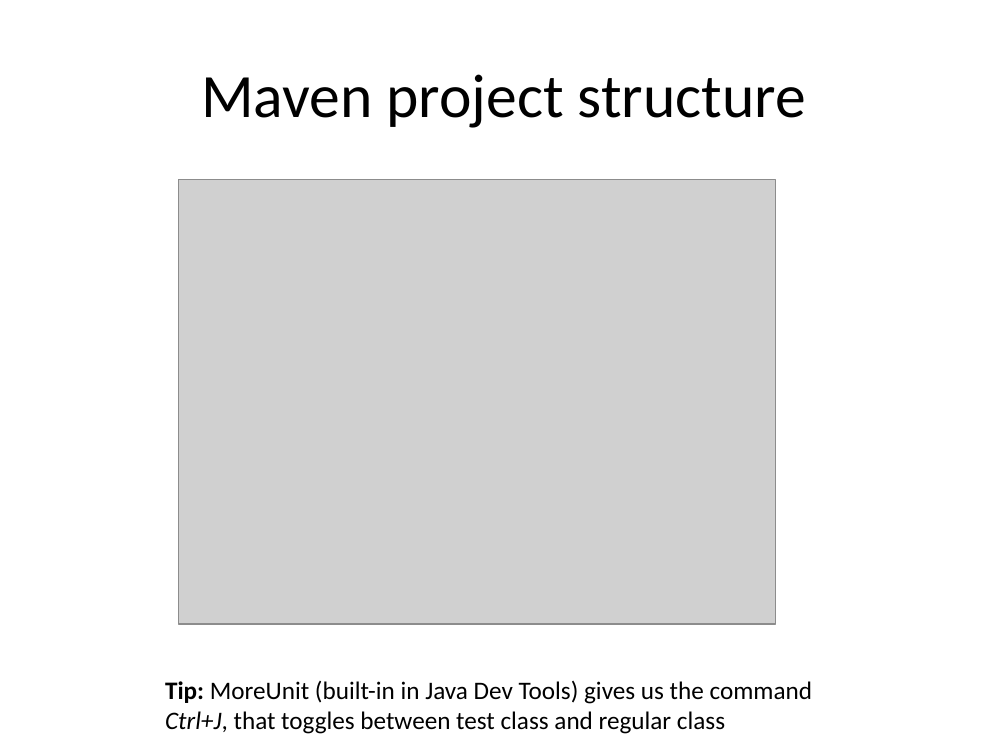
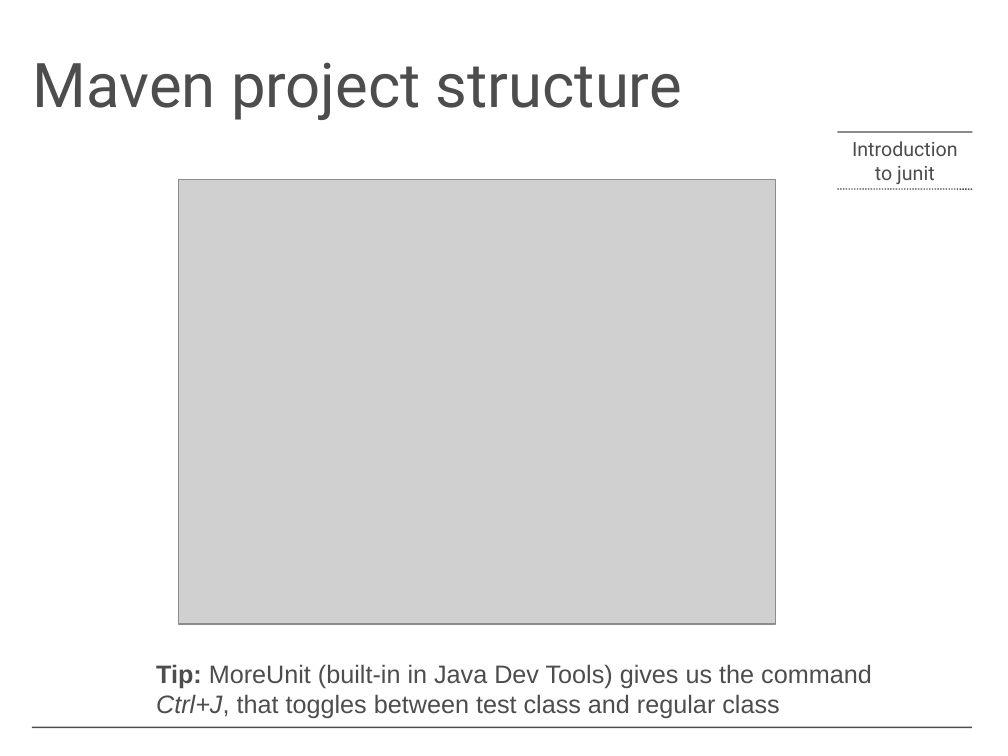
Before and after one commit to keppil/junit-demo, a slide deck: slide 2 of slides/Introduction to Junit.ppt. Drawn at 1008x756 pixels with LibreOffice and Linux fonts; fonts in the diff are those of the drawing; grey boxes stand for pictures; background and template pictures are left out. Boxes give left, top, right and bottom in pixels: in the first picture for what was removed or moved away, otherwise in the second. Text is boxed around its words. In the diff, an @@ line names an element or a change of style, - is before the commit and + after.

```diff
--- a/slides/Introduction to Junit.ppt
+++ b/slides/Introduction to Junit.ppt
@@ title "Maven project structure" moved from (x1=201, y1=74, x2=806, y2=128) to (x1=33, y1=62, x2=682, y2=120) @@
@@ title "Maven project structure" at (x1=33, y1=62, x2=682, y2=120): font Calibri to Roboto, text colour #000000 to #4D4D4D; alignment centre to left; line spacing 1 to 0.7; vertical alignment middle to bottom @@
@@ line added from (838, 132) to (973, 132), #4D4D4D 0.99 pt @@
@@ text added at (x1=852, y1=141, x2=958, y2=184), 14 pt, text #4D4D4D @@
+Introduction to junit
@@ line added from (838, 190) to (973, 190), #4D4D4D 0.99 pt dashed @@
@@ text "Tip: MoreUnit (built-in in Java ..." moved from (x1=165, y1=681, x2=813, y2=734) to (x1=156, y1=664, x2=872, y2=718) @@
@@ text "Tip: MoreUnit (built-in in Java ..." at (x1=156, y1=664, x2=872, y2=718): font Calibri to Arial, text colour #000000 to #4D4D4D @@
@@ line added from (973, 728) to (32, 728), #4D4D4D 0.99 pt @@
```
Also in this commit, not shown: 7 other slides changed.
